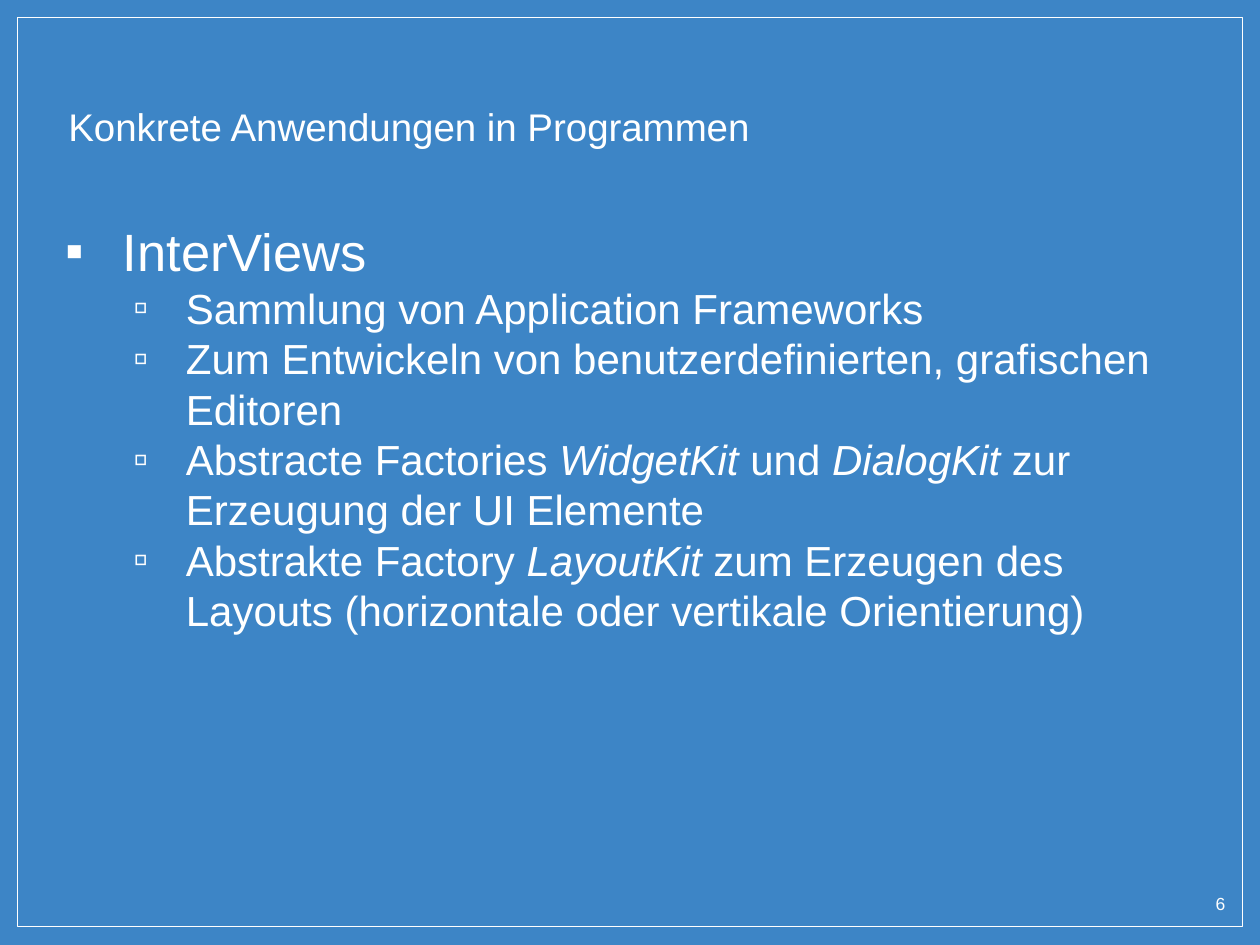
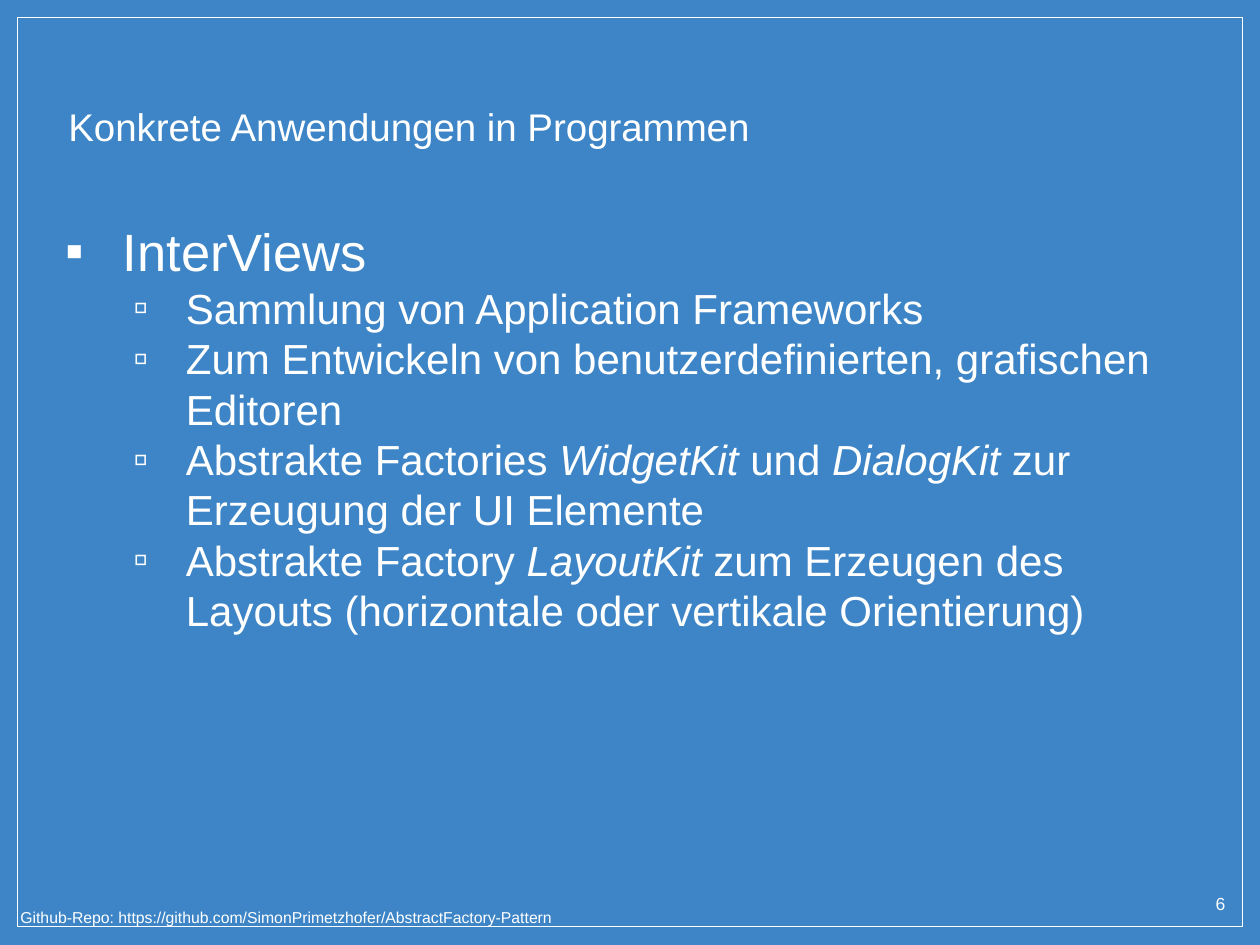
Before and after one commit to SimonPrimetzhofer/AbstractFactory-Pattern, a slide deck: slide 6 of Presentation/Abstract_Factory.pptx. Drawn at 1260x945 pixels with LibreOffice and Linux fonts; fonts in the diff are those of the drawing; background and template pictures are left out. Boxes give left, top, right and bottom in pixels: in the first picture for what was removed or moved away, otherwise in the second. Text is boxed around its words. In the diff, an @@ line names an element or a change of style, - is before the commit and + after.

```diff
--- a/Presentation/Abstract_Factory.pptx
+++ b/Presentation/Abstract_Factory.pptx
@@ text at box(186, 444, 1070, 534): text changed @@
-  ▫ Abstracte Factories WidgetKit und DialogKit zur Erzeugung der UI Elemente
+  ▫ Abstrakte Factories WidgetKit und DialogKit zur Erzeugung der UI Elemente
@@ text added at box(20, 911, 551, 927), 9 pt, text #FFFFFF @@
+Github-Repo: https://github.com/SimonPrimetzhofer/AbstractFactory-Pattern
```
Also in this commit, not shown: 17 other slides changed, 1 other file.
